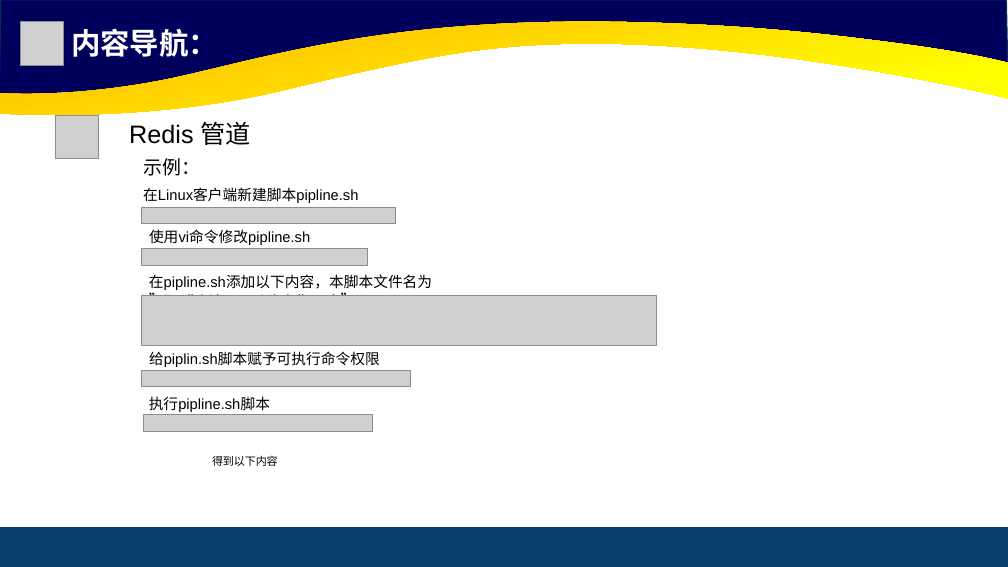
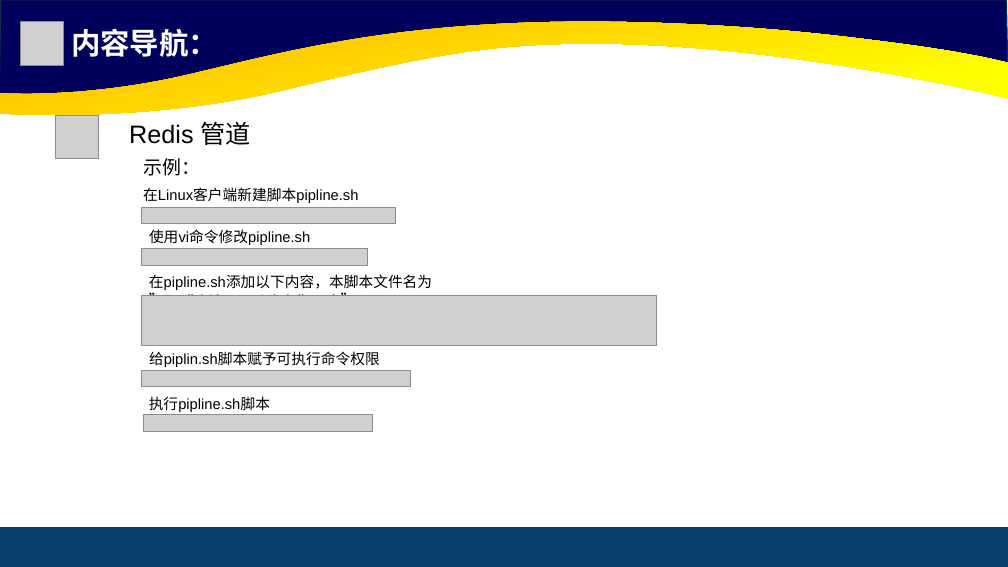
Before and after one commit to cxinping/Redis, a slide deck: slide 36 of ppt/第4章 Redis高级主题.pptx. Drawn at 1008x567 pixels with LibreOffice and Linux fonts; fonts in the diff are those of the drawing; grey boxes stand for pictures. Boxes give left, top, right and bottom in pixels: in the first picture for what was removed or moved away, otherwise in the second. Text is boxed around its words. In the diff, an @@ line names an element or a change of style, - is before the commit and + after.

```diff
--- a/ppt/第4章 Redis高级主题.pptx
+++ b/ppt/第4章 Redis高级主题.pptx
@@ text removed at (x1=212, y1=455, x2=278, y2=466) @@
-得到以下内容
```
Also in this commit, not shown: 2 other slides changed.
